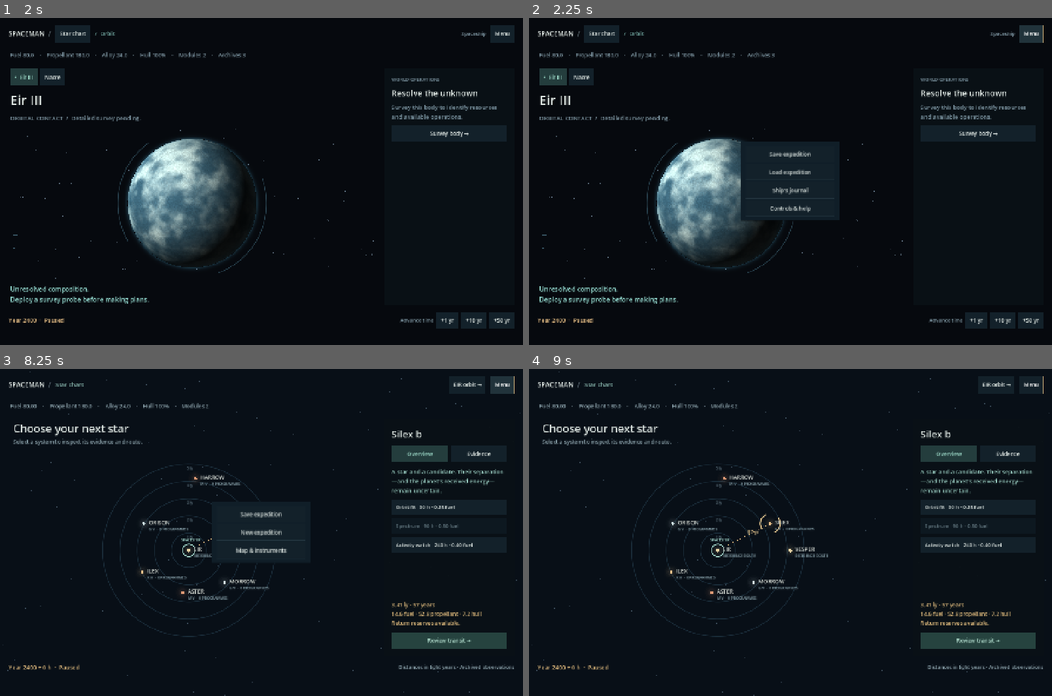
Above: before the commit, frames 1-4 (two rows, left to right).
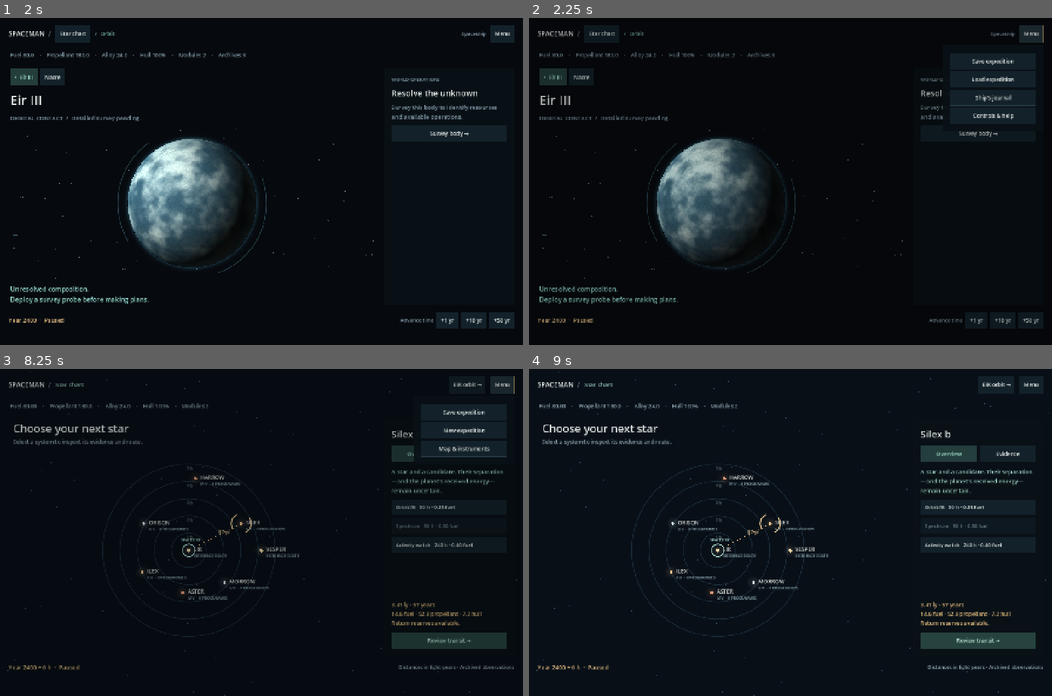
Above: after the commit, the same moments.

Repository: ulfur/spaceman
Game: Godot game, scene res://scenes/main.tscn
Two runs of this game, one before a commit and one after it. Both use one fixed random seed, a clock stepped at 60 frames per second and the inputs below.
Inputs:
- Up to frame 1 (2 s): click "Star chart" at 0.5 s; click "EIR orbit →" at 1.25 s
- Up to frame 2 (2.25 s): click "Menu" at 2 s
- Up to frame 3 (8.25 s): click "Save expedition" at 2.75 s; click "• Eir III" at 3.5 s; click "Nacre" at 4.25 s; click "Eir III" at 5 s; click "Survey body →" at 5.75 s; click "Choose a landing site →" at 6.5 s; click "Star chart" at 7.25 s; click "Menu" at 8 s
- Up to frame 4 (9 s): click "Save expedition" at 8.75 s

Frame 1 is identical in both runs. In frame 2, 9.5% of the frame differs, in the area x 1-99%, y 2-94%; in frame 3, 4.5%; in frame 4, less than 0.1%.

Commit message:
Keep menus in the game viewport and fix rendered interaction fixtures

Diff:
--- a/scripts/interface.gd
+++ b/scripts/interface.gd
@@ -129,16 +129,42 @@
 	parent.add_child(node)
 	return node
 
-static func menu(owner: Control, header_row: HBoxContainer, entries: Array) -> PopupPanel:
-	var popup := PopupPanel.new()
-	popup.name = "ExpeditionMenu"
-	owner.add_child(popup)
-	var items := column(popup, 4)
-	items.custom_minimum_size.x = 248
-	for entry in entries:
-		items.add_child(button(entry[0], func(): popup.hide(); entry[1].call(), entry[2]))
-	header_row.add_child(button("Menu", func(): popup.popup_centered(), "Menu"))
-	return popup
+static func menu(owner: Control, header_row: HBoxContainer, entries: Array) -> Control:
+	var layer := Control.new()
+	layer.name = "ExpeditionMenu"
+	owner.add_child(layer)
+	layer.set_anchors_and_offsets_preset(Control.PRESET_FULL_RECT)
+	layer.mouse_filter = Control.MOUSE_FILTER_STOP
+	layer.hide()
+	var shade := ColorRect.new()
+	layer.add_child(shade)
+	shade.set_anchors_and_offsets_preset(Control.PRESET_FULL_RECT)
+	shade.color = Color(0, 0, 0, 0.25)
+	shade.mouse_filter = Control.MOUSE_FILTER_IGNORE
+	var panel := PanelContainer.new()
+	mount(layer, Control.PRESET_TOP_RIGHT, Vector4(-300, 76, -24, 100 + entries.size() * 50)).add_child(panel)
+	var items := column(panel, 4)
+	for entry in entries: items.add_child(button(entry[0], _menu_action.bind(layer, entry[1]), entry[2]))
+	layer.gui_input.connect(func(event: InputEvent):
+		if event is InputEventMouseButton and event.pressed: layer.hide()
+	)
+	header_row.add_child(button("Menu", func():
+		owner.move_child(layer, -1)
+		layer.visible = not layer.visible
+	, "Menu"))
+	return layer
+
+static func _menu_action(layer: Control, callback: Callable) -> void:
+	layer.hide()
+	callback.call()
+
+static func menu_key(owner: Control, event: InputEvent) -> bool:
+	var layer: Control = owner.get_node_or_null("ExpeditionMenu")
+	if layer == null or not layer.visible: return false
+	if event is InputEventKey and event.pressed and event.keycode == KEY_ESCAPE:
+		layer.hide()
+		owner.get_viewport().set_input_as_handled()
+	return true
 
 static func text_dialog(owner: Control, title: String, contents: String) -> void:
 	var dialog := AcceptDialog.new()
--- a/scripts/main.gd
+++ b/scripts/main.gd
@@ -36,32 +36,11 @@
 	selected = session.default_body()
 	refresh()
 
-func box(color: Color, border: Color = Color("293f4b")) -> StyleBoxFlat:
-	var style := StyleBoxFlat.new()
-	style.bg_color = color
-	style.border_color = border
-	style.set_border_width_all(1)
-	style.set_corner_radius_all(5)
-	style.content_margin_left = 14
-	style.content_margin_right = 14
-	style.content_margin_top = 10
-	style.content_margin_bottom = 10
-	return style
 
 func build_theme() -> void:
 	UI.install(self)
 
-func label_node(text: String, font_size: int = 16, color: Color = INK) -> Label:
-	var node := Label.new()
-	node.text = text
-	node.add_theme_font_size_override("font_size", font_size)
-	node.add_theme_color_override("font_color", color)
-	return node
-
-func wrapped(text: String, font_size: int = 15, color: Color = MUTED) -> Label:
-	var node := label_node(text, font_size, color)
-	node.autowrap_mode = TextServer.AUTOWRAP_WORD_SMART
-	return node
+
 
 func button(text: String, callback: Callable, node_name: String = "") -> Button:
 	return UI.button(text, callback, node_name)
@@ -264,6 +243,7 @@
 	get_tree().change_scene_to_file("res://scenes/surface.tscn")
 
 func _unhandled_key_input(event: InputEvent) -> void:
+	if UI.menu_key(self, event): return
 	if event is InputEventKey and event.pressed and not event.echo and event.keycode == KEY_F11:
 		var fullscreen := DisplayServer.window_get_mode() == DisplayServer.WINDOW_MODE_FULLSCREEN
 		DisplayServer.window_set_mode(DisplayServer.WINDOW_MODE_WINDOWED if fullscreen else DisplayServer.WINDOW_MODE_FULLSCREEN)
--- a/scripts/observatory.gd
+++ b/scripts/observatory.gd
@@ -46,30 +46,10 @@
 	node.add_theme_color_override("font_color", color)
 	return node
 
-func skin(background: Color, border: Color) -> StyleBoxFlat:
-	var style := StyleBoxFlat.new()
-	style.bg_color = background
-	style.border_color = border
-	style.border_width_bottom = 2
-	style.content_margin_left = 12
-	style.content_margin_right = 12
-	style.content_margin_top = 10
-	style.content_margin_bottom = 10
-	return style
 
 func button(text: String, callback: Callable, node_name: String) -> Button:
 	return UI.button(text, callback, node_name)
 
-func area(preset: int, offsets: Vector4) -> MarginContainer:
-	var node := MarginContainer.new()
-	node.set_anchors_and_offsets_preset(preset)
-	node.offset_left = offsets.x
-	node.offset_top = offsets.y
-	node.offset_right = offsets.z
-	node.offset_bottom = offsets.w
-	node.mouse_filter = Control.MOUSE_FILTER_IGNORE
-	add_child(node)
-	return node
 
 func stack(parent: Node) -> VBoxContainer:
 	var node := VBoxContainer.new()
@@ -78,10 +58,6 @@
 	parent.add_child(node)
 	return node
 
-func wrapped(text: String, font_size: int = 14, color: Color = INK) -> Label:
-	var node := label(text, font_size, color)
-	node.autowrap_mode = TextServer.AUTOWRAP_WORD_SMART
-	return node
 
 func build_interface() -> void:
 	UI.install(self)
@@ -309,6 +285,7 @@
 	refresh()
 
 func _unhandled_key_input(event: InputEvent) -> void:
+	if UI.menu_key(self, event): return
 	if not event is InputEventKey or not event.pressed or event.echo:
 		return
 	if event.keycode == KEY_ESCAPE:
--- a/scripts/surface.gd
+++ b/scripts/surface.gd
@@ -51,41 +51,11 @@
 	refresh()
 	set_tool(tool)
 
-func label(text: String, font_size: int = 15, color: Color = INK) -> Label:
-	var node := Label.new()
-	node.text = text
-	node.add_theme_font_size_override("font_size", font_size)
-	node.add_theme_color_override("font_color", color)
-	node.add_theme_color_override("font_shadow_color", Color(0, 0, 0, 0.45))
-	node.add_theme_constant_override("shadow_offset_x", 0)
-	node.add_theme_constant_override("shadow_offset_y", 1)
-	node.mouse_filter = Control.MOUSE_FILTER_IGNORE
-	return node
-
-func skin(background: Color, accent: Color) -> StyleBoxFlat:
-	var style := StyleBoxFlat.new()
-	style.bg_color = background
-	style.border_color = accent
-	style.border_width_bottom = 2
-	style.content_margin_left = 12
-	style.content_margin_right = 12
-	style.content_margin_top = 9
-	style.content_margin_bottom = 9
-	return style
+
 
 func button(text: String, callback: Callable, node_name: String) -> Button:
 	return UI.button(text, callback, node_name)
 
-func margin_box(preset: int, offsets: Vector4) -> MarginContainer:
-	var node := MarginContainer.new()
-	node.set_anchors_and_offsets_preset(preset)
-	node.offset_left = offsets.x
-	node.offset_top = offsets.y
-	node.offset_right = offsets.z
-	node.offset_bottom = offsets.w
-	node.mouse_filter = Control.MOUSE_FILTER_IGNORE
-	add_child(node)
-	return node
 
 func build_interface() -> void:
 	viewport_container = SubViewportContainer.new()
@@ -117,7 +87,7 @@
 	UI.spacer(nav)
 	nav.add_child(UI.label(session.expedition.state.bodies[session.surface_body].name + " · Sector 01", 16))
 	var menu := UI.menu(self, nav, [["Save expedition", save_game, "SaveSurface"], ["Surface controls", show_help, "Help"]])
-	menu.about_to_popup.connect(set_speed.bind(0))
+	menu.visibility_changed.connect(set_speed.bind(0))
 	var supplies := UI.row(UI.mount(self, Control.PRESET_TOP_WIDE, Vector4(28, 86, -28, 121)))
 	inventory = UI.label("", 16)
 	supplies.add_child(inventory)
@@ -358,6 +328,7 @@
 		autosave()
 
 func _input(event: InputEvent) -> void:
+	if UI.menu_key(self, event): return
 	if not event is InputEventKey or not event.pressed or event.echo:
 		return
 	if event.keycode not in [KEY_B, KEY_SPACE, KEY_Q, KEY_E, KEY_ESCAPE, KEY_F11] and not (event.keycode >= KEY_0 and event.keycode <= KEY_9): return
--- a/scripts/testbeds.gd
+++ b/scripts/testbeds.gd
@@ -39,25 +39,7 @@
 	build_interface()
 	refresh()
 
-func label(value: String, font_size: int = 14, color: Color = INK, wrap: bool = false) -> Label:
-	var node := Label.new()
-	node.text = value
-	node.mouse_filter = Control.MOUSE_FILTER_IGNORE
-	node.add_theme_font_size_override("font_size", font_size)
-	node.add_theme_color_override("font_color", color)
-	if wrap: node.autowrap_mode = TextServer.AUTOWRAP_WORD_SMART
-	return node
-
-func skin(color: Color, border: Color) -> StyleBoxFlat:
-	var box := StyleBoxFlat.new()
-	box.bg_color = color
-	box.border_color = border
-	box.border_width_bottom = 2
-	box.content_margin_left = 9
-	box.content_margin_right = 9
-	box.content_margin_top = 9
-	box.content_margin_bottom = 9
-	return box
+
 
 func button(value: String, callback: Callable, id: String) -> Button:
 	var node := UI.button(value, callback, id)
@@ -65,34 +47,9 @@
 	buttons[id] = node
 	return node
 
-func area(preset: int, offsets: Vector4) -> MarginContainer:
-	var container := MarginContainer.new()
-	container.set_anchors_and_offsets_preset(preset)
-	container.offset_left = offsets.x
-	container.offset_top = offsets.y
-	container.offset_right = offsets.z
-	container.offset_bottom = offsets.w
-	add_child(container)
-	return container
-
-func stack(parent: Node) -> VBoxContainer:
-	var container := VBoxContainer.new()
-	container.add_theme_constant_override("separation", 10)
-	container.size_flags_horizontal = Control.SIZE_EXPAND_FILL
-	parent.add_child(container)
-	return container
-
-func scrolled(parent: Node) -> VBoxContainer:
-	var scroll := ScrollContainer.new()
-	scroll.horizontal_scroll_mode = ScrollContainer.SCROLL_MODE_DISABLED
-	parent.add_child(scroll)
-	return stack(scroll)
-
-func row(parent: Node) -> HBoxContainer:
-	var container := HBoxContainer.new()
-	container.add_theme_constant_override("separation", 4)
-	parent.add_child(container)
-	return container
+
+
+
 
 func build_interface() -> void:
 	UI.install(self)
@@ -109,7 +66,7 @@
 	UI.spacer(nav)
 	nav.add_child(UI.label(session.expedition.state.bodies[session.surface_body].name, 16))
 	var menu := UI.menu(self, nav, [["Save expedition", save, "SaveTrial"], ["Trial controls & model", show_help, "Help"]])
-	menu.about_to_popup.connect(set_speed.bind(0))
+	menu.visibility_changed.connect(set_speed.bind(0))
 	inventory = UI.label("", 15, MUTED)
 	UI.mount(self, Control.PRESET_TOP_WIDE, Vector4(28, 87, -28, 120)).add_child(inventory)
 	var scene := UI.column(UI.mount(self, Control.PRESET_FULL_RECT, Vector4(34, 143, -416, -114)), 16)
@@ -344,6 +301,7 @@
 		save()
 
 func _input(event: InputEvent) -> void:
+	if UI.menu_key(self, event): return
 	if not event is InputEventKey or not event.pressed or event.echo: return
 	if event.keycode not in [KEY_ESCAPE, KEY_SPACE, KEY_F11]: return
 	match event.keycode:
--- a/tests/test_surface_ui.gd
+++ b/tests/test_surface_ui.gd
@@ -111,7 +111,7 @@
 	root.size = Vector2i(1100, 760)
 	await capture("07-surface-compact.png")
 	check(game.get_global_rect().encloses(game.find_child("Toolbelt", true, false).get_global_rect()), "Toolbelt fits compact window")
-	var unchanged := game.session.save_json()
+	var unchanged: String = game.session.save_json()
 	check(await Driver.click(self, game, "BuildPalette"), "Palette can reopen")
 	Driver.key(root, KEY_ESCAPE)
 	check(not game.build_open and game.tool == "inspect" and game.selected.x < 0, "Escape cancels context before leaving surface")
--- a/tests/test_testbeds_ui.gd
+++ b/tests/test_testbeds_ui.gd
@@ -108,7 +108,7 @@
 	await click("TrialWeek")
 	await click("TrialWeek")
 	check(game.structure.trial.established and game.structure.trial.biomass_kg > 0.02, "Configured UI experiment establishes a culture")
-	var recorded := session.save_json()
+	var recorded: String = session.save_json()
 	await click("Graph_biomass")
 	check(game.diagram.view_mode == "history", "Measurement tab opens the full graph")
 	await capture("20-testbed-history.png")
--- a/tests/ui_driver.gd
+++ b/tests/ui_driver.gd
@@ -15,7 +15,9 @@
 	return true
 
 static func point(window: Window, position: Vector2) -> void:
-	window.notify_mouse_entered()
+	if not window.has_meta("driver_pointer_entered"):
+		window.notify_mouse_entered()
+		window.set_meta("driver_pointer_entered", true)
 	var motion := InputEventMouseMotion.new()
 	motion.position = position
 	motion.global_position = position
